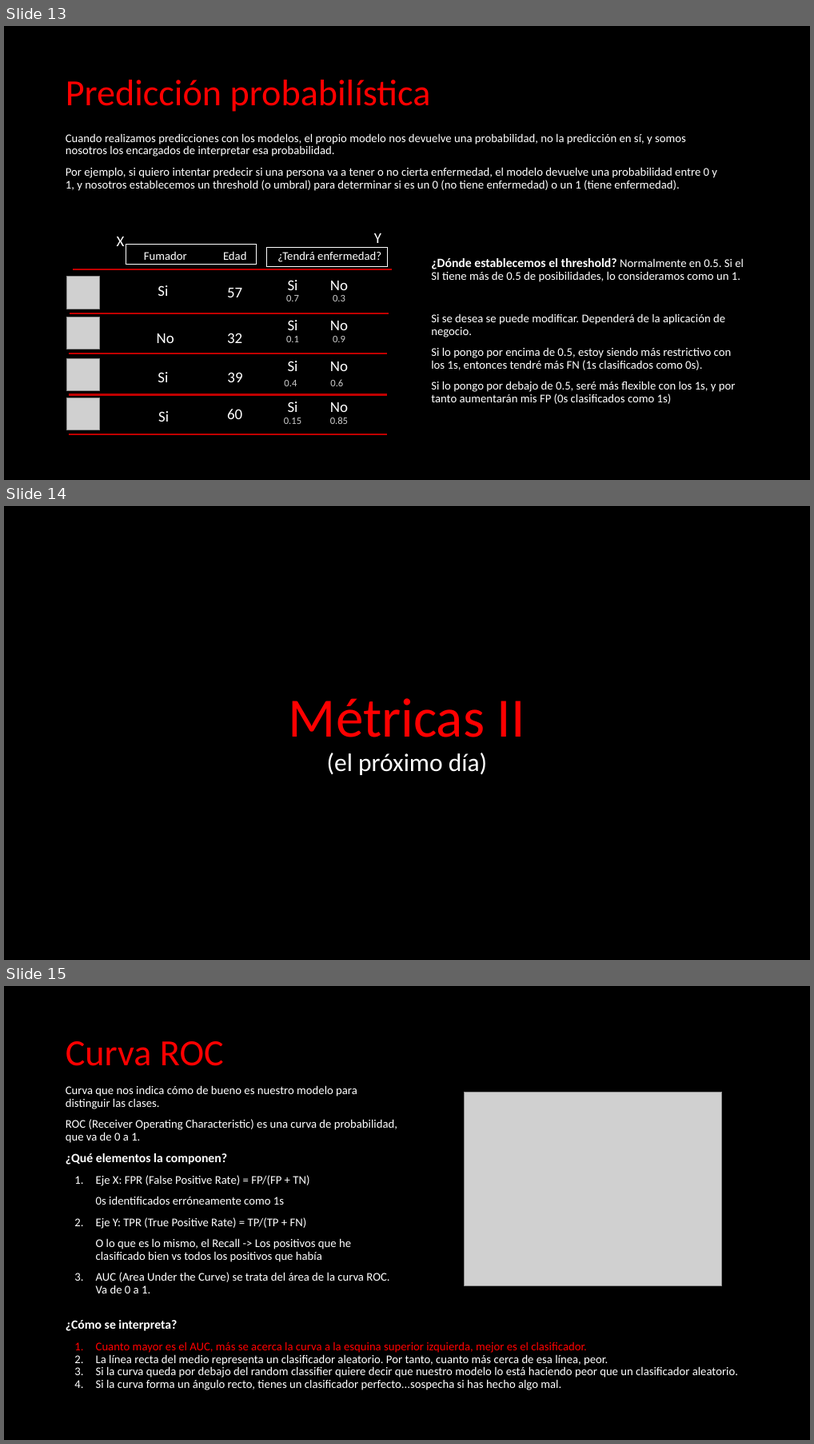
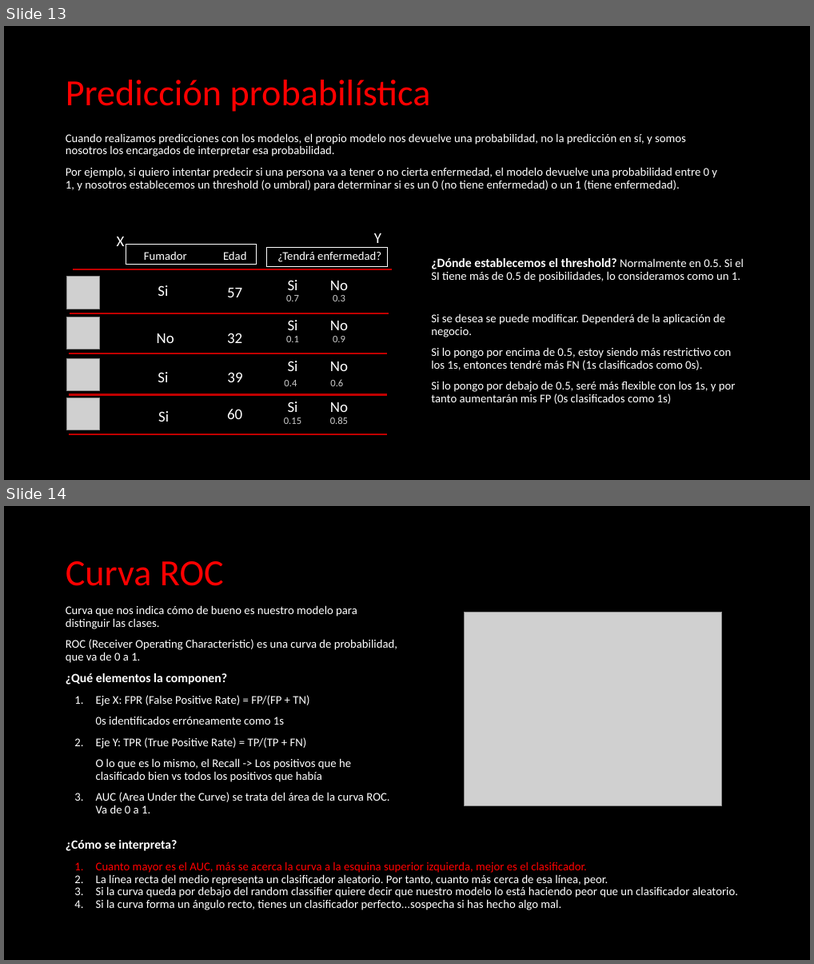
Before and after one commit to franciscocanon-thebridge/bootcamp_thebridge_PTSep20, a slide deck: Bloque 3 - Machine Learning/01_Supervisado/2-Logistic Regression/ML - Classification.pptx. Shown one above the other, each under a label of ours: slides 13, 14 and 15 before the commit, slides 13 and 14 after it. The pictures are 814x1444 and 814x964 pixels, drawn with LibreOffice and Linux fonts; fonts in the diff are those of the drawing; grey boxes stand for pictures. Boxes give left, top, right and bottom in pixels: in the first picture for what was removed or moved away, otherwise in the second. Text is boxed around its words. In the diff, an @@ line names an element or a change of style, - is before the commit and + after.

```diff
--- a/Bloque 3 - Machine Learning/01_Supervisado/2-Logistic Regression/ML - Classification.pptx
+++ b/Bloque 3 - Machine Learning/01_Supervisado/2-Logistic Regression/ML - Classification.pptx
@@ slide 14 removed at (4, 506, 810, 960), background #000000 @@
@@ text removed at (289, 698, 526, 775) @@
-Métricas II
-(el próximo día)
@@ what was slide 15 is now slide 14 @@
```
Also in this commit, not shown: 2 slides changed, 10 other files.
